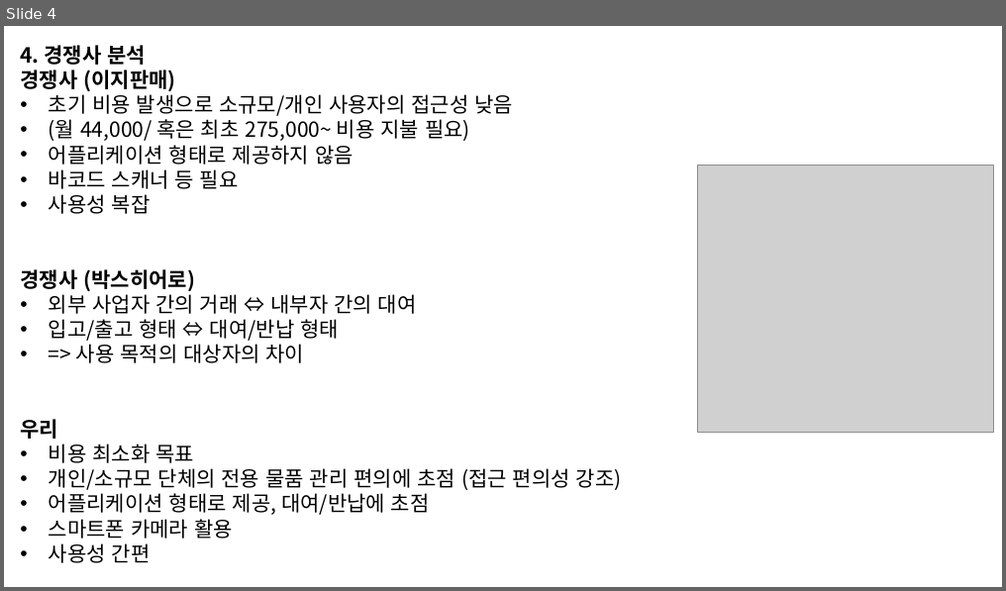
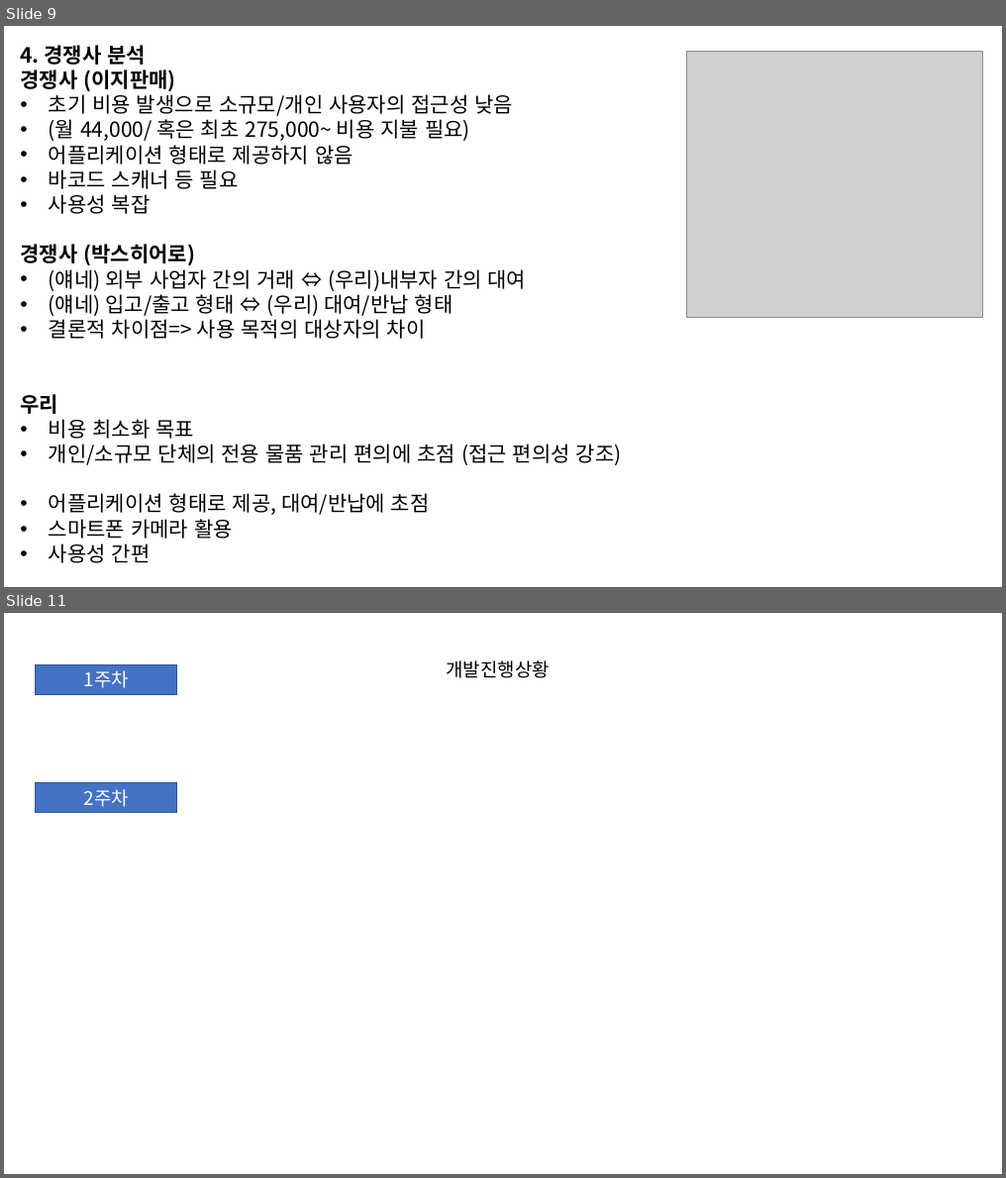
Before and after one commit to DEU-High-Five/4-1_Capstone_Document, a slide deck: 중간발표/중간발표(초안계획).pptx. Shown one above the other, each under a label of ours: slide 4 before the commit, slides 9 and 11 after it; the slides between them are not shown. The pictures are 1006x591 and 1006x1178 pixels, drawn with LibreOffice and Linux fonts; fonts in the diff are those of the drawing; grey boxes stand for pictures. Boxes give left, top, right and bottom in pixels: in the first picture for what was removed or moved away, otherwise in the second. Text is boxed around its words. In the diff, an @@ line names an element or a change of style, - is before the commit and + after.

```diff
--- a/중간발표/중간발표(초안계획).pptx
+++ b/중간발표/중간발표(초안계획).pptx
@@ slide 11 added at [4,613,1002,1174], background #FFFFFF @@
@@ rectangle added at [36,664,177,694], fill #4472C4, outline #325491 1 pt, 18 pt, text #FFFFFF @@
+1주차
@@ text added at [447,661,549,678], 18 pt, text #000000 @@
+개발진행상황
@@ rectangle added at [36,783,177,813], fill #4472C4, outline #325491 1 pt, 18 pt, text #FFFFFF @@
+2주차
@@ what was slide 4 is now slide 9 @@
@@ slide 9 changed as well @@
@@ picture: place and size @@
-picture at [697,166,993,433]
+picture at [687,51,982,318]
@@ text at [49,270,527,339]: text changed @@
-• 외부 사업자 간의 거래 ⇔ 내부자 간의 대여
-• 입고/출고 형태 ⇔ 대여/반납 형태
-• => 사용 목적의 대상자의 차이
+• (얘네) 외부 사업자 간의 거래 ⇔ (우리)내부자 간의 대여
+• (얘네) 입고/출고 형태 ⇔ (우리) 대여/반납 형태
+• 결론적 차이점=> 사용 목적의 대상자의 차이
```
Also in this commit, not shown: 3 other slides changed, 7 other slides added, 1 slide removed, 1 other file.
